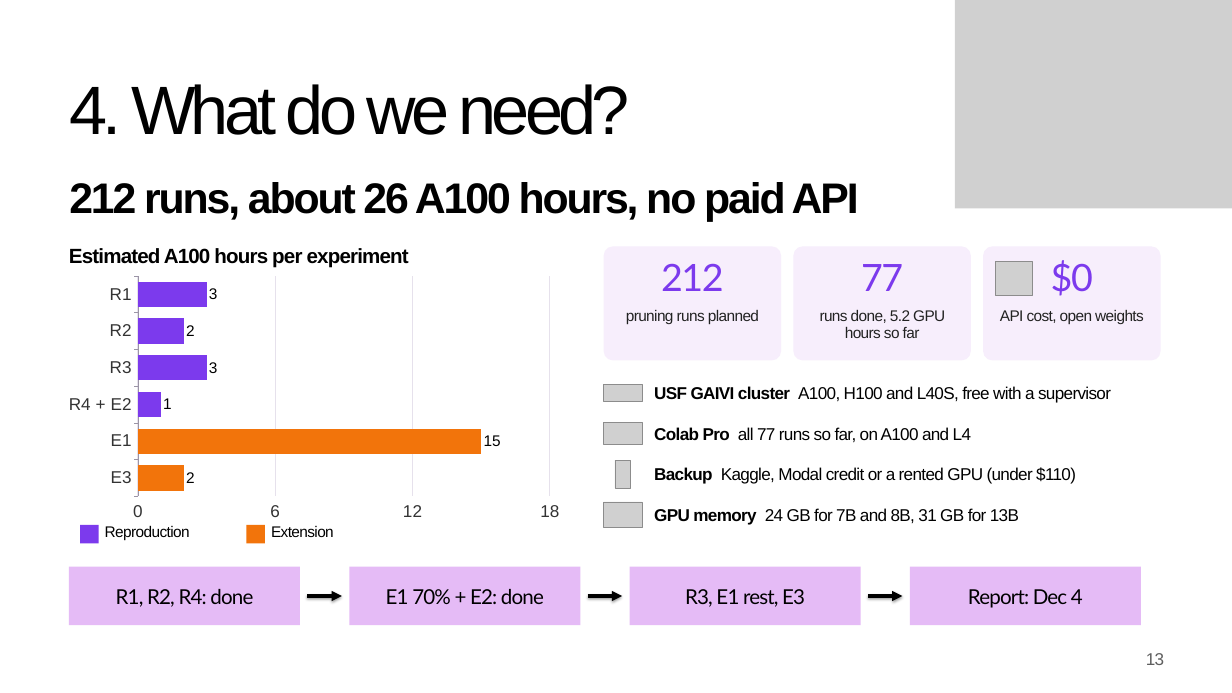
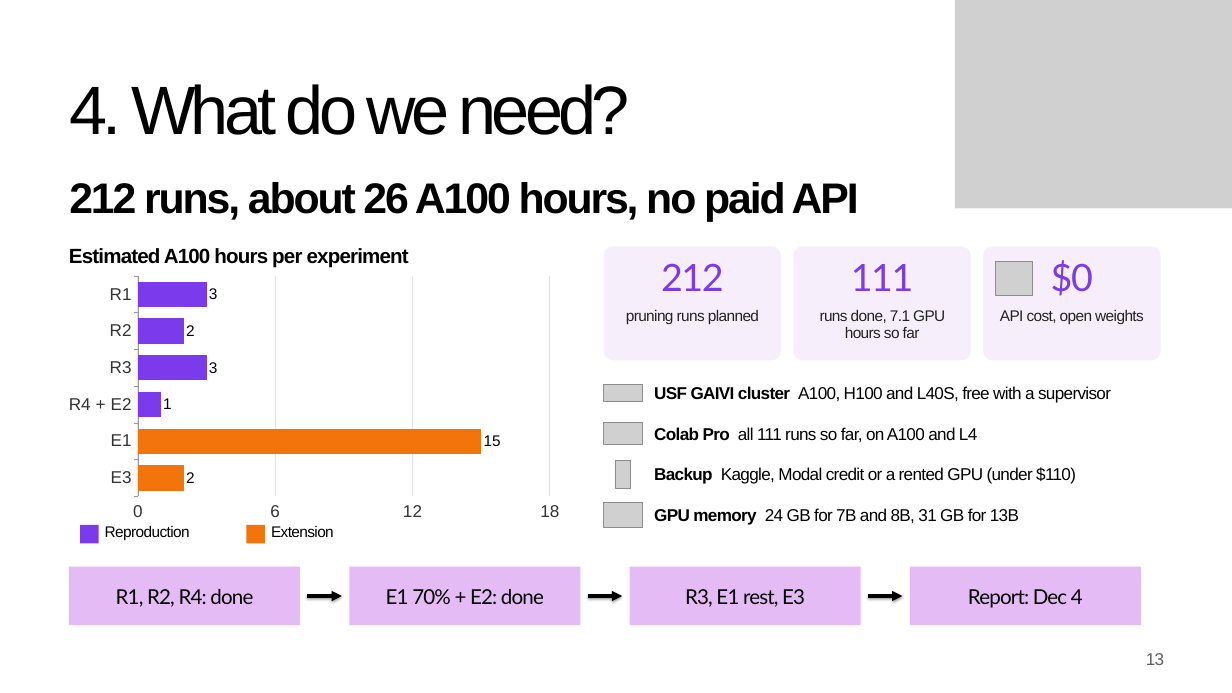
Before and after one commit to khangpt2k6/NLP_CLASS, a slide deck: slide 13 of presentation/ProjectPresentation_TKP-XGHN.pptx. Drawn at 1232x693 pixels with LibreOffice and Linux fonts; fonts in the diff are those of the drawing; grey boxes stand for pictures; background and template pictures are left out. Boxes give left, top, right and bottom in pixels: in the first picture for what was removed or moved away, otherwise in the second. Text is boxed around its words. In the diff, an @@ line names an element or a change of style, - is before the commit and + after.

Commit message:
e1 at 50% + 60% for qwen2.5-3b and 7b (17 more runs), fix paper's opt dense ppl in deck (10.13), rebuild deck

```diff
--- a/presentation/ProjectPresentation_TKP-XGHN.pptx
+++ b/presentation/ProjectPresentation_TKP-XGHN.pptx
@@ text at (851,264,914,291): text changed @@
-77
+111
@@ text at (820,310,945,338): text changed @@
-runs done, 5.2 GPU hours so far
+runs done, 7.1 GPU hours so far
@@ text at (654,427,977,442): text changed @@
-Colab Pro all 77 runs so far, on A100 and L4
+Colab Pro all 111 runs so far, on A100 and L4
```
Also in this commit, not shown: 1 other slide changed, 22 other files.
